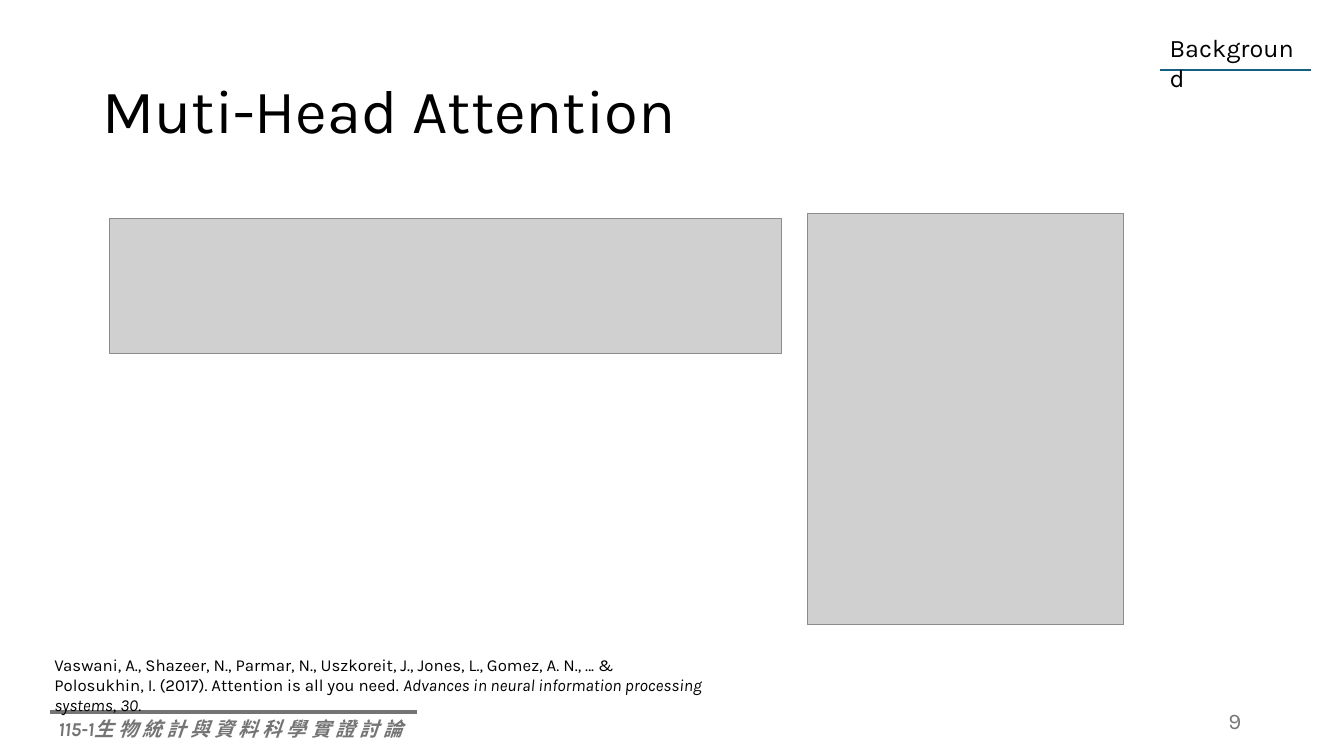
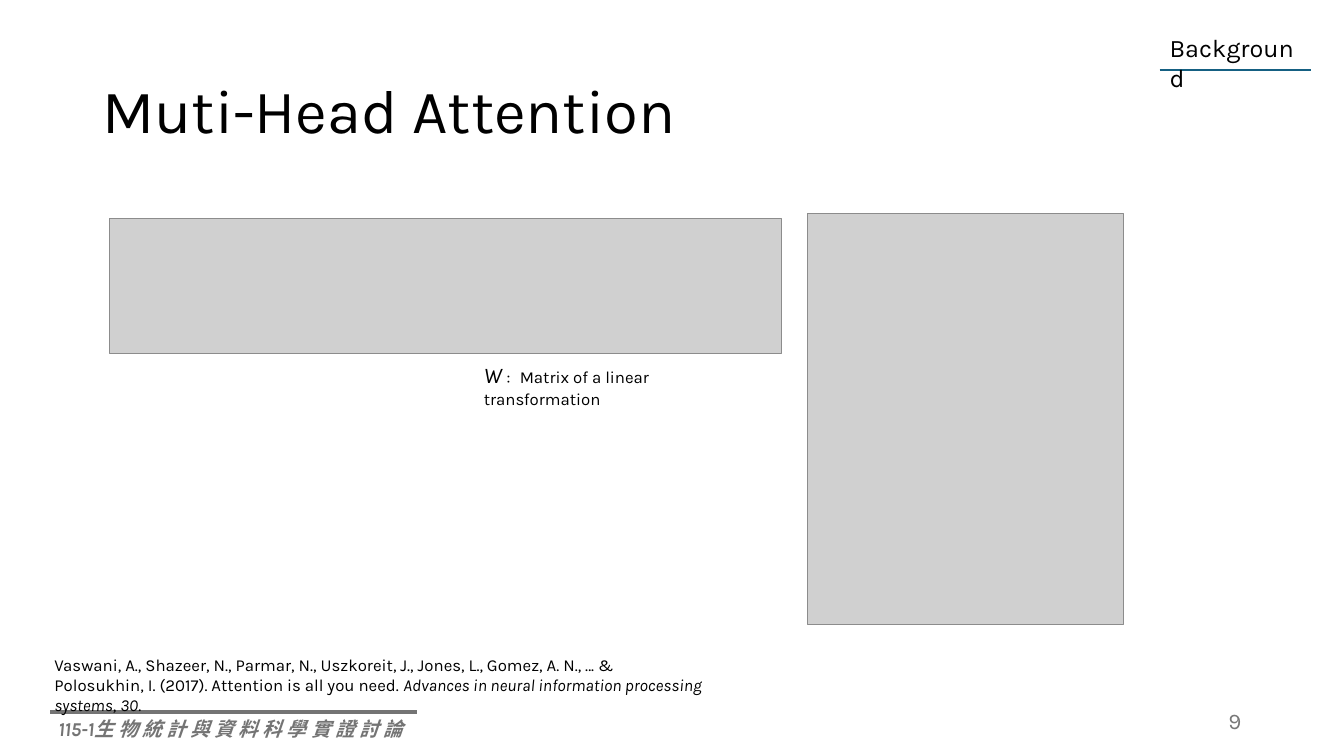
Before and after one commit to Lai-jun-yan/Deep_glm, a slide deck: slide 9 of seminar/Fusing global attention and self-attention for better performance and.pptx. Drawn at 1344x756 pixels with LibreOffice and Linux fonts; fonts in the diff are those of the drawing; grey boxes stand for pictures. Boxes give left, top, right and bottom in pixels: in the first picture for what was removed or moved away, otherwise in the second. Text is boxed around its words. In the diff, an @@ line names an element or a change of style, - is before the commit and + after.

```diff
--- a/seminar/Fusing global attention and self-attention for better performance and.pptx
+++ b/seminar/Fusing global attention and self-attention for better performance and.pptx
@@ text added at bbox=[484, 369, 649, 405], 12 pt, text #000000 @@
+W : Matrix of a linear transformation
```
Also in this commit, not shown: 4 other slides changed, 3 slides added.
